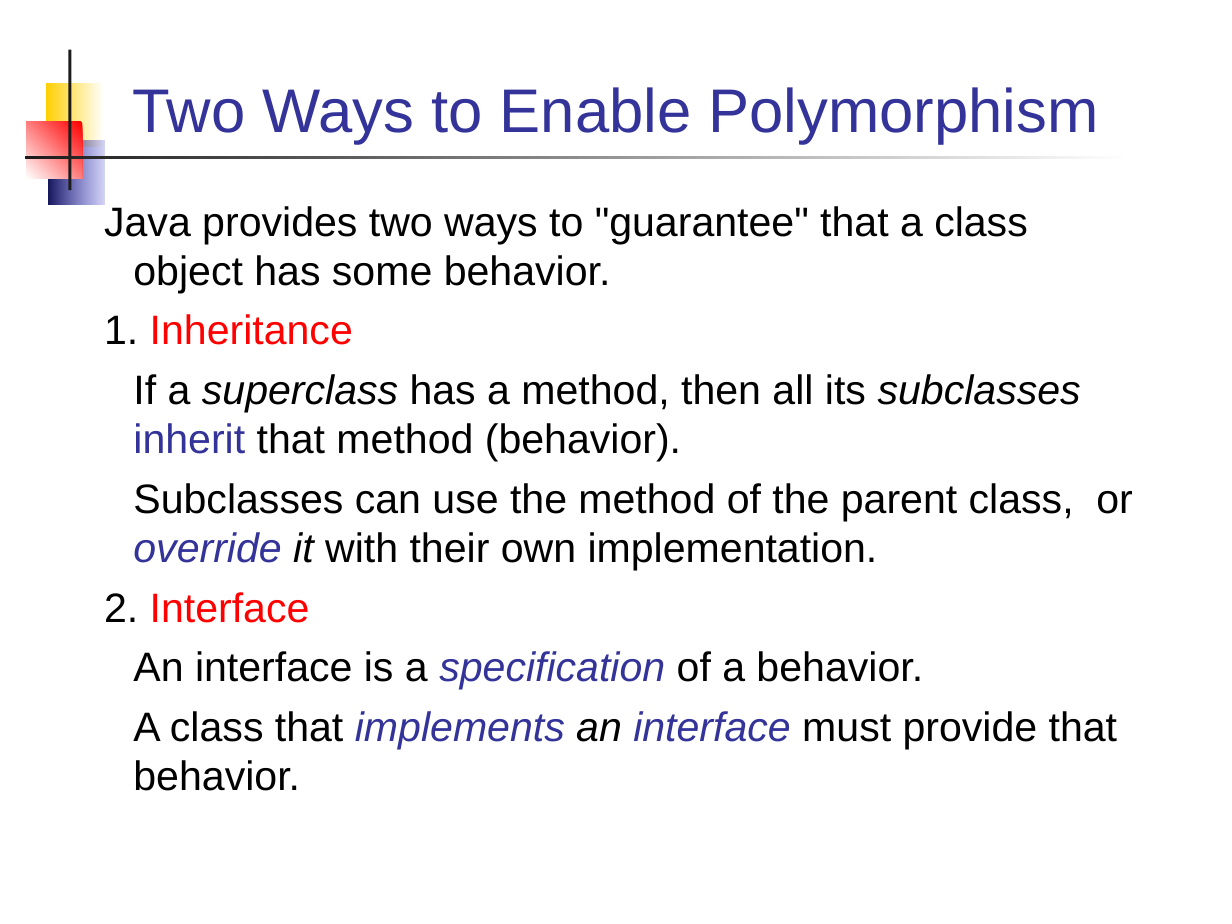
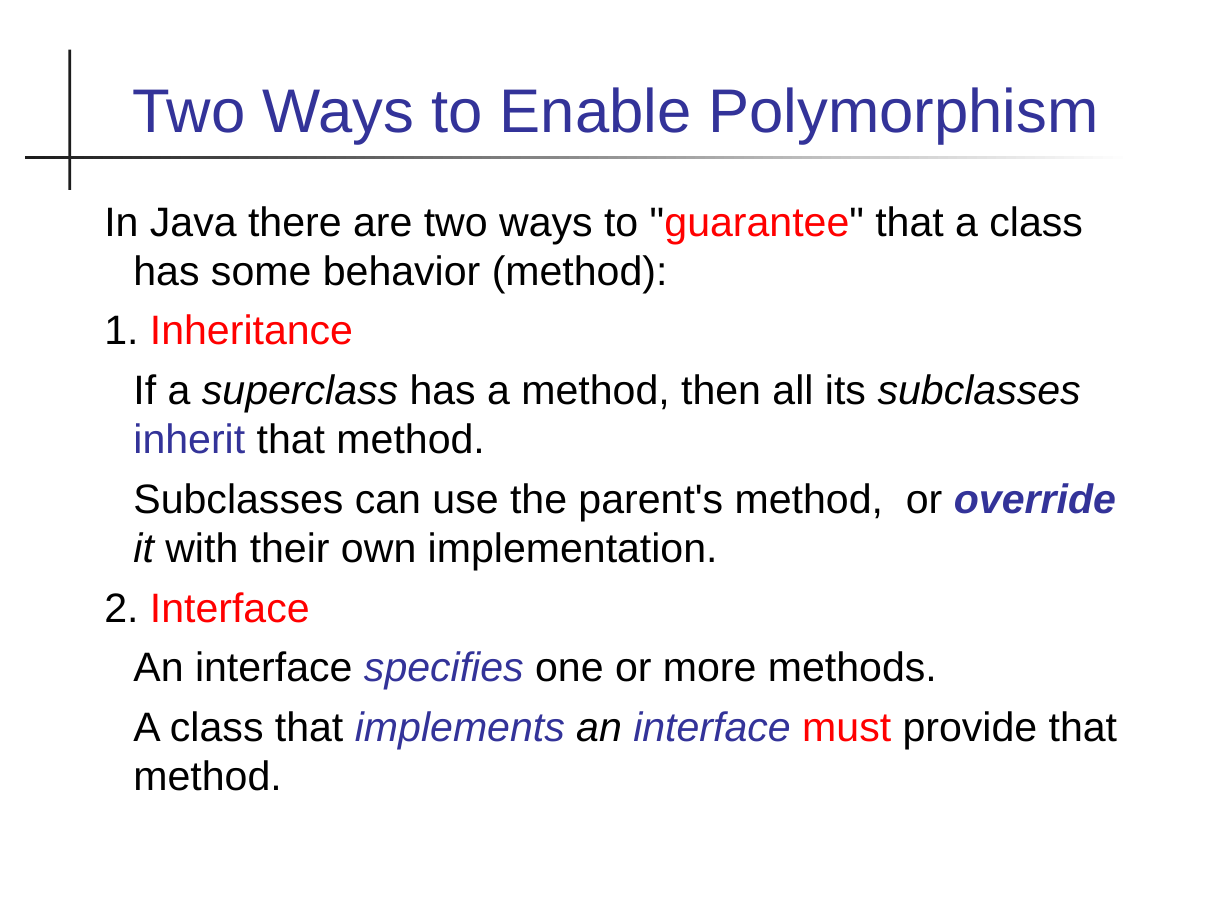
Before and after one commit to skeoop/skeoop.github.io, a slide deck: slide 8 of week2/1-Polymorphism.ppt. Drawn at 1232x924 pixels with LibreOffice and Linux fonts; fonts in the diff are those of the drawing. Boxes give left, top, right and bottom in pixels: in the first picture for what was removed or moved away, otherwise in the second. Text is boxed around its words. In the diff, an @@ line names an element or a change of style, - is before the commit and + after.

```diff
--- a/week2/1-Polymorphism.ppt
+++ b/week2/1-Polymorphism.ppt
@@ rectangle removed at (46,83,103,147) @@
@@ rectangle removed at (27,122,83,179) @@
@@ rectangle removed at (48,140,103,205) @@
@@ text at (104,206,1083,293): text changed @@
-Java provides two ways to "guarantee" that a class object has some behavior.
+In Java there are two ways to "guarantee" that a class has some behavior (method):
@@ text at (133,374,1116,570): text changed @@
-If a superclass has a method, then all its subclasses inherit that method (behavior).
-Subclasses can use the method of the parent class, or override it with their own implementation.
+If a superclass has a method, then all its subclasses inherit that method.
+Subclasses can use the parent's method, or override it with their own implementation.
@@ text at (133,651,1117,791): text changed @@
-An interface is a specification of a behavior.
-A class that implements an interface must provide that behavior.
+An interface specifies one or more methods.
+A class that implements an interface must provide that method.
```
Also in this commit, not shown: 30 other slides changed, 7 slides added, 1 slide removed, 5 other files.
